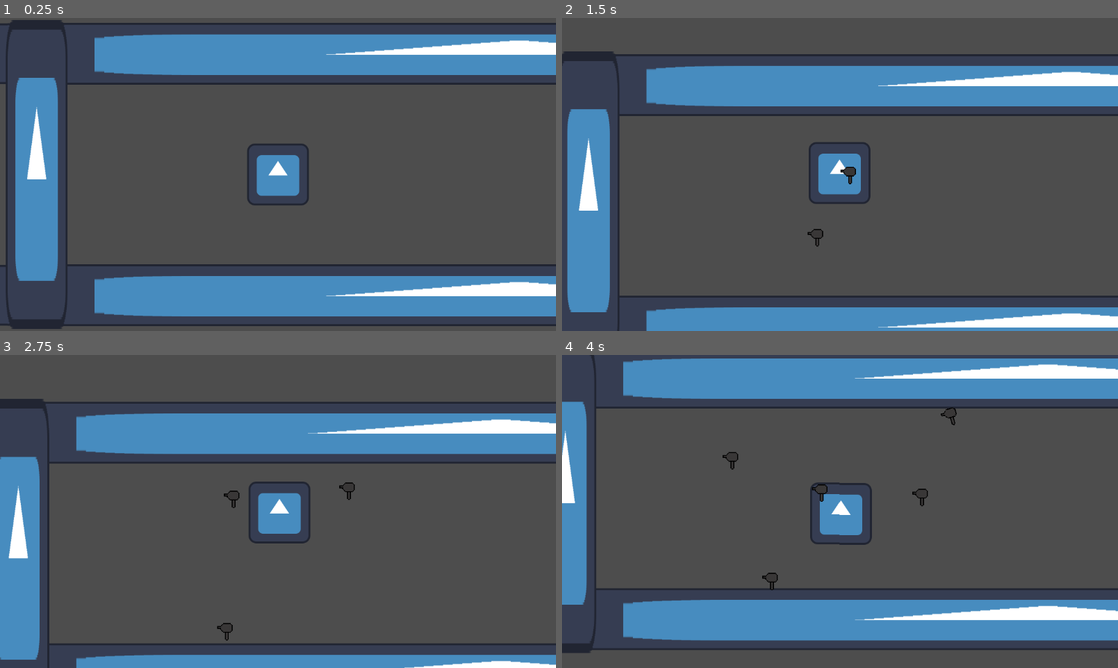
Above: before the commit, frames 1-4 (two rows, left to right).
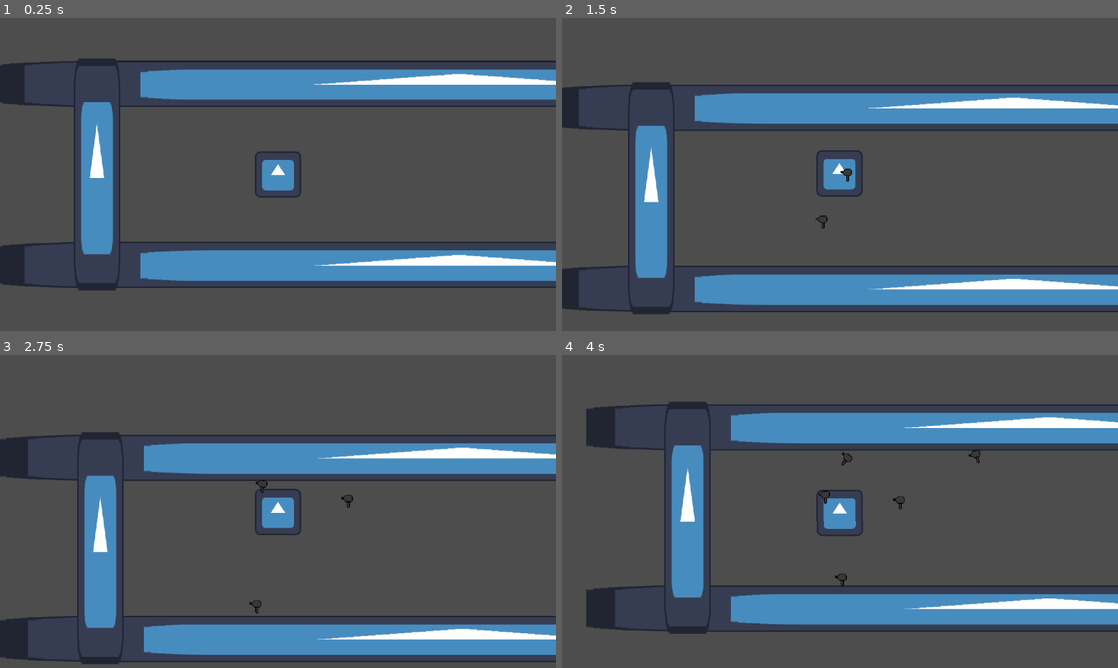
Above: after the commit, the same moments.

Repository: TheFlameFish/junkpack
Game: Godot game, scene res://scenes/levels/level1.tscn
The game is run twice, just before and just after one commit, with the same random seed, the same clock (stepped at 60 frames per second) and the same inputs. This scene is started directly instead of the project's main scene. The engine's default icon, where the game draws it, is replaced by a stand-in: a white triangle on a blue panel in a dark square.
Inputs (mouse positions are in pixels of both pictures, inside the frame that each line leads up to):
- Up to frame 1 (0.25 s): no input
- Up to frame 2 (1.5 s): tap Enter at 0.5 s; move the mouse to (812, 237) at 0.52 s; click (812, 237) at 0.6 s; move the mouse to (1006, 221) at 1.27 s; click (1006, 221) at 1.35 s
- Up to frame 3 (2.75 s): move the mouse to (111, 464) at 2.02 s; click (111, 464) at 2.1 s
- Up to frame 4 (4 s): move the mouse to (867, 511) at 2.77 s; click (867, 511) at 2.85 s; move the mouse to (756, 433) at 3.52 s; click (756, 433) at 3.6 s

The runs differ from the first frame. In frame 1, 45% of the frame differs, in the area x 0-100%, y 0-100%; in frame 2, 39%; in frame 3, 36%; in frame 4, 39%.

Commit message:
Started prototyping levels 1 and 2

Diff:
--- /dev/null
+++ b/scenes/finish.tscn
@@ -0,0 +1,25 @@
+[gd_scene load_steps=4 format=3 uid="uid://by0kp5wmxmork"]
+
+[ext_resource type="Texture2D" uid="uid://bditanoelyqw0" path="res://icon.svg" id="1_cx2nj"]
+
+[sub_resource type="RectangleShape2D" id="RectangleShape2D_wxagg"]
+
+[sub_resource type="RectangleShape2D" id="RectangleShape2D_nasl0"]
+size = Vector2(140, 140)
+
+[node name="Finish" type="StaticBody2D"]
+position = Vector2(-50, 800)
+
+[node name="CollisionShape2D" type="CollisionShape2D" parent="."]
+scale = Vector2(6, 6)
+shape = SubResource("RectangleShape2D_wxagg")
+
+[node name="Sprite2D" type="Sprite2D" parent="."]
+modulate = Color(0.45098, 0.709804, 0, 0.392157)
+texture = ExtResource("1_cx2nj")
+
+[node name="Area2D" type="Area2D" parent="."]
+collision_mask = 2
+
+[node name="CollisionShape2D" type="CollisionShape2D" parent="Area2D"]
+shape = SubResource("RectangleShape2D_nasl0")
--- /dev/null
+++ b/scenes/levels/level2.tscn
@@ -0,0 +1,75 @@
+[gd_scene load_steps=6 format=3 uid="uid://drmrqfqxmwajv"]
+
+[ext_resource type="PackedScene" uid="uid://cfd8rraln0kvi" path="res://scenes/player.tscn" id="1_gh8xd"]
+[ext_resource type="Texture2D" uid="uid://bditanoelyqw0" path="res://icon.svg" id="2_wweb2"]
+[ext_resource type="PackedScene" uid="uid://b4d0xvsa8i30d" path="res://scenes/junk_hairdryer.tscn" id="3_1d2m0"]
+[ext_resource type="PackedScene" uid="uid://by0kp5wmxmork" path="res://scenes/finish.tscn" id="4_s8f25"]
+
+[sub_resource type="RectangleShape2D" id="RectangleShape2D_wxagg"]
+
+[node name="Level1" type="Node2D"]
+
+[node name="Player" parent="." instance=ExtResource("1_gh8xd")]
+position = Vector2(-500, 0)
+metadata/startingJunk = 1
+
+[node name="StaticBody2D" type="StaticBody2D" parent="."]
+position = Vector2(-700, 250)
+scale = Vector2(5, 1)
+
+[node name="CollisionShape2D" type="CollisionShape2D" parent="StaticBody2D"]
+scale = Vector2(6, 6)
+shape = SubResource("RectangleShape2D_wxagg")
+
+[node name="Sprite2D" type="Sprite2D" parent="StaticBody2D"]
+texture = ExtResource("2_wweb2")
+
+[node name="StaticBody2D2" type="StaticBody2D" parent="."]
+position = Vector2(0, -250)
+scale = Vector2(20, 1)
+
+[node name="CollisionShape2D" type="CollisionShape2D" parent="StaticBody2D2"]
+scale = Vector2(6, 6)
+shape = SubResource("RectangleShape2D_wxagg")
+
+[node name="Sprite2D" type="Sprite2D" parent="StaticBody2D2"]
+texture = ExtResource("2_wweb2")
+
+[node name="StaticBody2D3" type="StaticBody2D" parent="."]
+position = Vector2(-1000, 0)
+scale = Vector2(1, 5)
+
+[node name="CollisionShape2D" type="CollisionShape2D" parent="StaticBody2D3"]
+scale = Vector2(6, 6)
+shape = SubResource("RectangleShape2D_wxagg")
+
+[node name="Sprite2D" type="Sprite2D" parent="StaticBody2D3"]
+texture = ExtResource("2_wweb2")
+
+[node name="StaticBody2D4" type="StaticBody2D" parent="."]
+position = Vector2(250, 200)
+scale = Vector2(1, 10)
+
+[node name="CollisionShape2D" type="CollisionShape2D" parent="StaticBody2D4"]
+scale = Vector2(6, 6)
+shape = SubResource("RectangleShape2D_wxagg")
+
+[node name="Sprite2D" type="Sprite2D" parent="StaticBody2D4"]
+texture = ExtResource("2_wweb2")
+
+[node name="Junk_Hairdryer" parent="." instance=ExtResource("3_1d2m0")]
+position = Vector2(1, 7)
+
+[node name="StaticBody2D5" type="StaticBody2D" parent="."]
+position = Vector2(-400, 500)
+scale = Vector2(1, 5)
+
+[node name="CollisionShape2D" type="CollisionShape2D" parent="StaticBody2D5"]
+scale = Vector2(6, 6)
+shape = SubResource("RectangleShape2D_wxagg")
+
+[node name="Sprite2D" type="Sprite2D" parent="StaticBody2D5"]
+texture = ExtResource("2_wweb2")
+
+[node name="Finish" parent="." instance=ExtResource("4_s8f25")]
+scale = Vector2(5, 1)
--- a/scenes/player.tscn
+++ b/scenes/player.tscn
@@ -19,6 +19,7 @@
 shape = SubResource("RectangleShape2D_ka2g6")
 
 [node name="Camera2D" type="Camera2D" parent="."]
+zoom = Vector2(0.75, 0.75)
 position_smoothing_enabled = true
 position_smoothing_speed = 20.0
 rotation_smoothing_enabled = true
